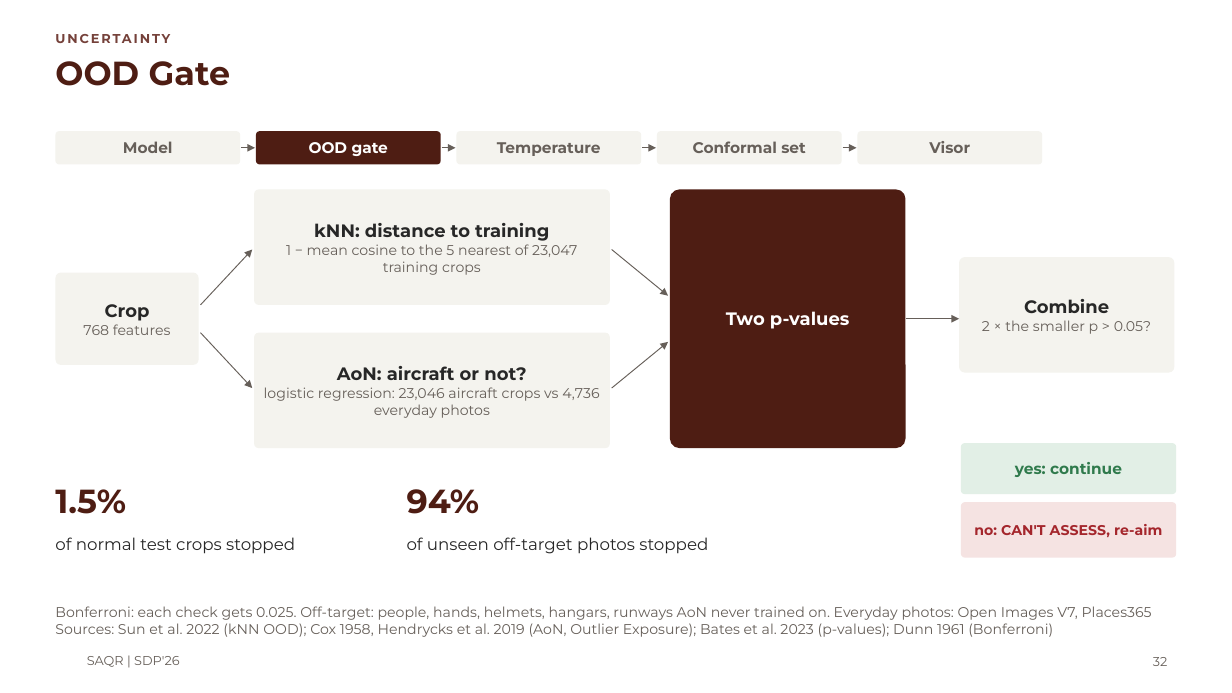
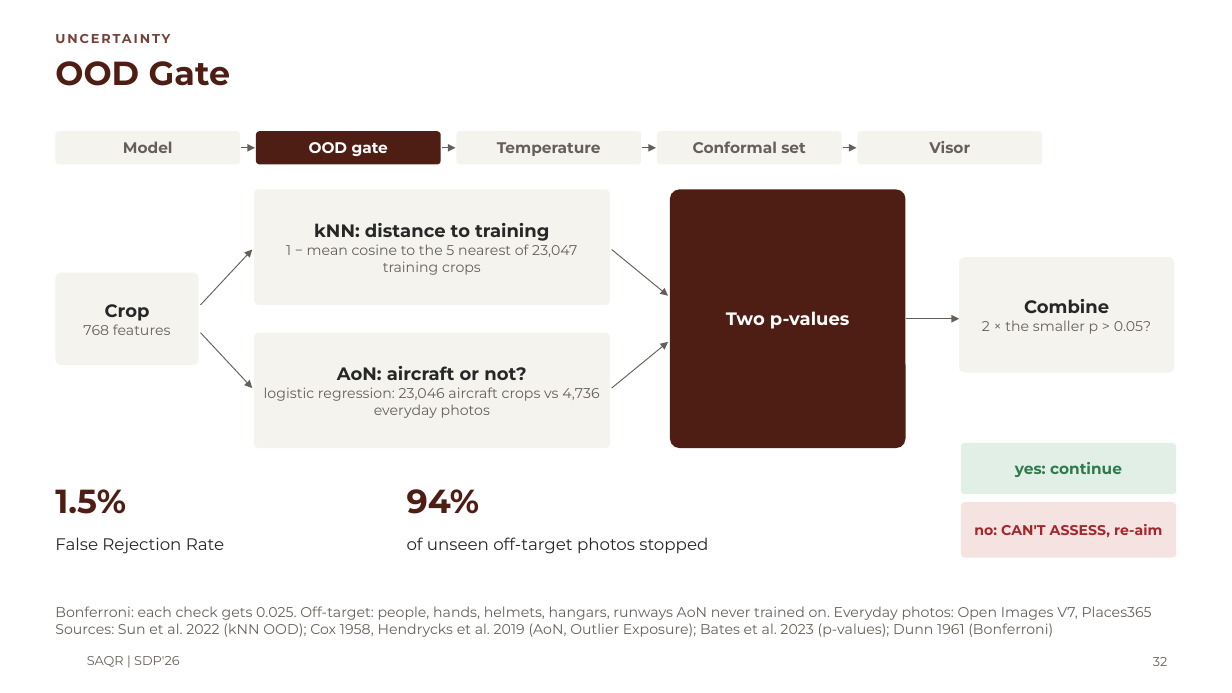
Before and after one commit to MASAR-AUS/SAQR, a slide deck: slide 32 of SAQR CMP490 Presentation.pptx. Drawn at 1232x693 pixels with LibreOffice and Linux fonts; fonts in the diff are those of the drawing; background and template pictures are left out. Boxes give left, top, right and bottom in pixels: in the first picture for what was removed or moved away, otherwise in the second. Text is boxed around its words. In the diff, an @@ line names an element or a change of style, - is before the commit and + after.

Commit message:
add D5 rupture test and backups

```diff
--- a/SAQR CMP490 Presentation.pptx
+++ b/SAQR CMP490 Presentation.pptx
@@ text at (x1=55, y1=537, x2=224, y2=554): text changed @@
-of normal test crops stopped
+False Rejection Rate
```
Also in this commit, not shown: 36 other slides changed, 4 slides added, 4 other files.
